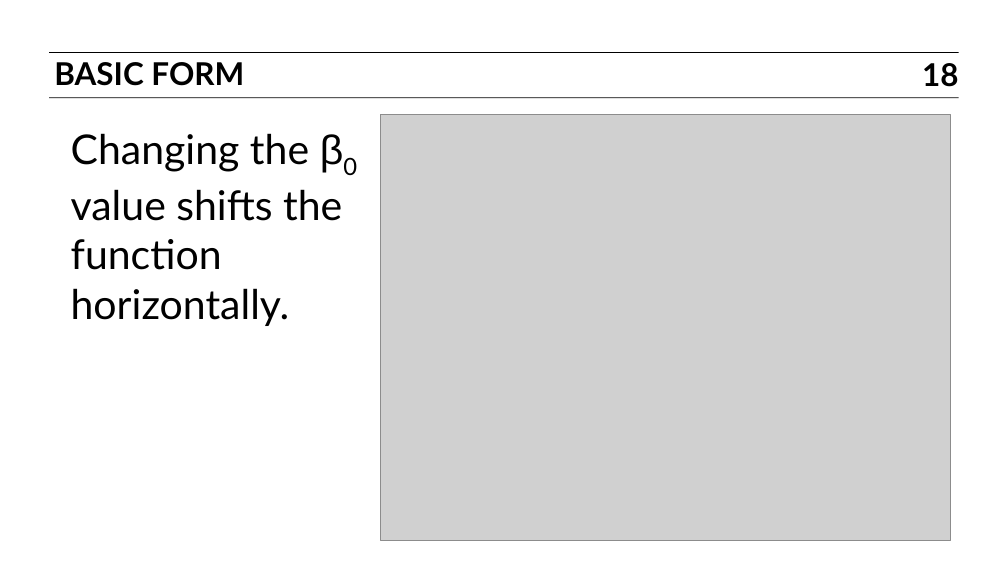
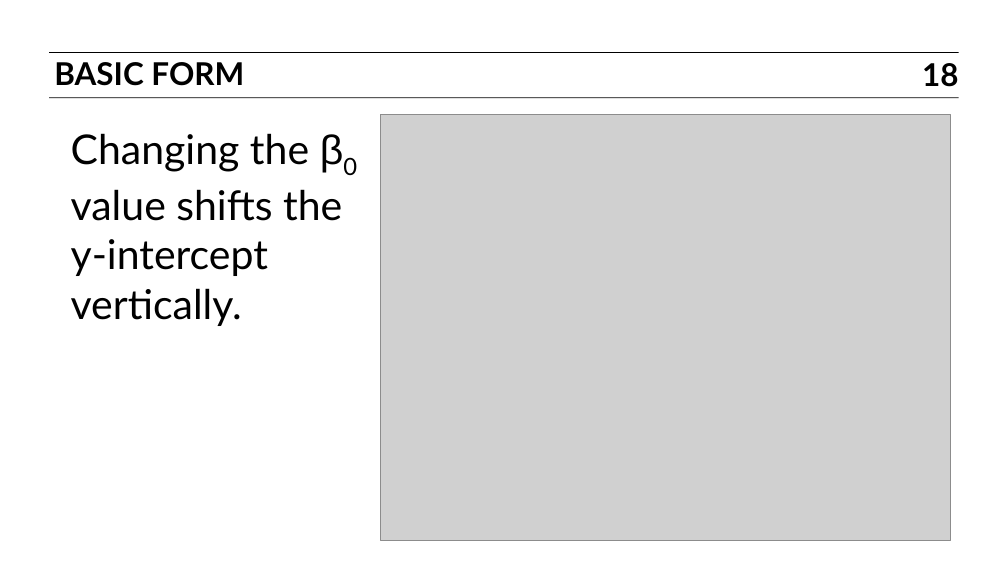
Before and after one commit to araveret/DAT6, a slide deck: slide 18 of slides/04_logistic_regression.pptx. Drawn at 1008x566 pixels with LibreOffice and Linux fonts; fonts in the diff are those of the drawing; grey boxes stand for pictures. Boxes give left, top, right and bottom in pixels: in the first picture for what was removed or moved away, otherwise in the second. Text is boxed around its words. In the diff, an @@ line names an element or a change of style, - is before the commit and + after.

```diff
--- a/slides/04_logistic_regression.pptx
+++ b/slides/04_logistic_regression.pptx
@@ text at (71, 133, 342, 326): text changed @@
-Changing the β0 value shifts the function horizontally.
+Changing the β0 value shifts the y-intercept vertically.
```
Also in this commit, not shown: 4 other slides changed.
